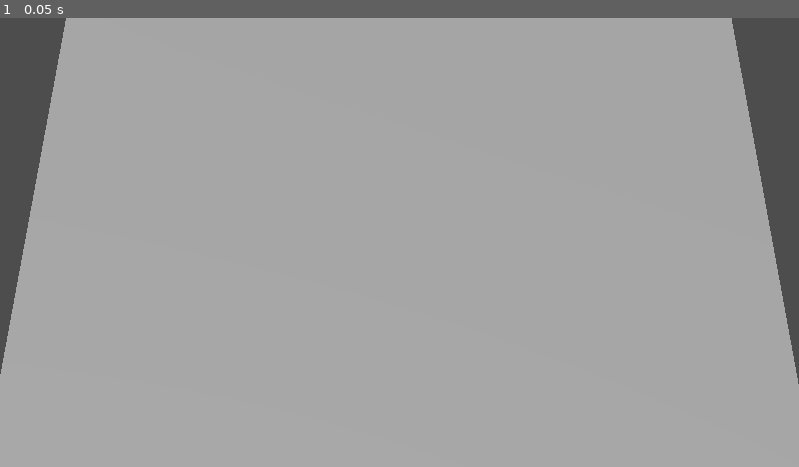
Above: before the commit, frame 1.
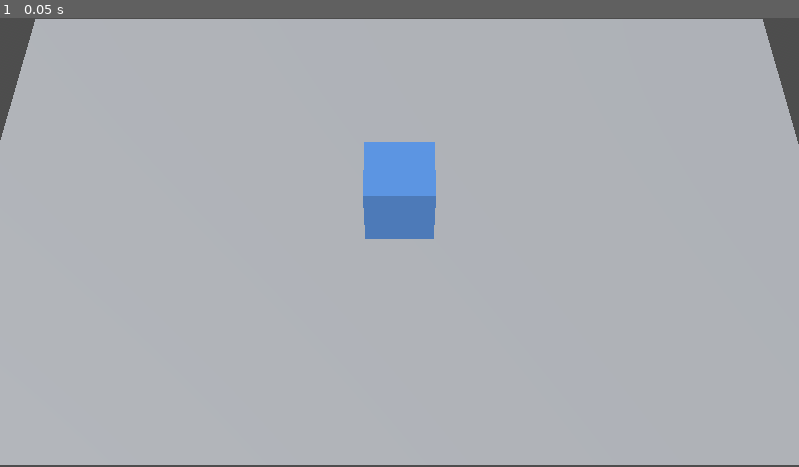
Above: after the commit, the same moment.

Repository: PranjalMaithani/flowchart-3d
Game: Godot game, scene res://Scenes/flowchart_scene.tscn
The game is run twice, just before and just after one commit, with the same random seed, the same clock (stepped at 60 frames per second) and the same inputs.
Inputs:
- Up to frame 1 (0.05 s): no input

The runs differ from the first frame. In frame 1, 8.1% of the frame differs, in the area x 0-100%, y 0-100%.

Commit message:
container setup

Diff:
--- /dev/null
+++ b/Components/container.tscn
@@ -0,0 +1,116 @@
+[gd_scene load_steps=11 format=3 uid="uid://boho63v1si68t"]
+
+[ext_resource type="Script" path="res://src/container/container.gd" id="1_ooxu8"]
+[ext_resource type="Script" path="res://src/container/GrabPoint.gd" id="2_bf3xi"]
+[ext_resource type="Script" path="res://src/container/ResizePoint.gd" id="3_3hiy7"]
+
+[sub_resource type="StandardMaterial3D" id="StandardMaterial3D_f3p0b"]
+albedo_color = Color(0.270588, 0.462745, 0.705882, 1)
+
+[sub_resource type="BoxShape3D" id="BoxShape3D_0xfu6"]
+size = Vector3(0.208945, 0.293828, 0.195364)
+
+[sub_resource type="BoxShape3D" id="BoxShape3D_a5pgj"]
+size = Vector3(0.0370743, 0.276866, 0.204643)
+
+[sub_resource type="BoxShape3D" id="BoxShape3D_kopxs"]
+size = Vector3(0.0370743, 0.271373, 0.204643)
+
+[sub_resource type="BoxShape3D" id="BoxShape3D_1dl05"]
+size = Vector3(0.212381, 0.281863, 0.0298232)
+
+[sub_resource type="BoxShape3D" id="BoxShape3D_dngh1"]
+size = Vector3(0.212381, 0.277468, 0.0298232)
+
+[sub_resource type="BoxShape3D" id="BoxShape3D_edm1x"]
+size = Vector3(0.0370743, 0.261653, 0.0335321)
+
+[node name="CSGBox3D" type="CSGBox3D"]
+transform = Transform3D(1, 0, 0, 0, 1, 0, 0, 0, 1, 0, 0.136735, 0)
+size = Vector3(0.253927, 0.272699, 0.239428)
+material = SubResource("StandardMaterial3D_f3p0b")
+script = ExtResource("1_ooxu8")
+
+[node name="GrabPoint" type="Area3D" parent="."]
+transform = Transform3D(1, 0, 0, 0, 1, 0, 0, 0, 1, -0.00637102, 0.00248063, -0.000931025)
+script = ExtResource("2_bf3xi")
+
+[node name="CollisionShape3D" type="CollisionShape3D" parent="GrabPoint"]
+transform = Transform3D(1, 0, 0, 0, 1, 0, 0, 0, 1, 0.00106658, 0.00055711, 0.000236511)
+shape = SubResource("BoxShape3D_0xfu6")
+
+[node name="LeftResize" type="Area3D" parent="."]
+transform = Transform3D(1, 0, 0, 0, 1, 0, 0, 0, 1, -0.118451, 0, 0.0029639)
+script = ExtResource("3_3hiy7")
+x = -1
+
+[node name="CollisionShape3D" type="CollisionShape3D" parent="LeftResize"]
+transform = Transform3D(1, 0, 0, 0, 1, 0, 0, 0, 1, 0, 0.00138961, 0)
+shape = SubResource("BoxShape3D_a5pgj")
+
+[node name="RightResize" type="Area3D" parent="."]
+transform = Transform3D(1, 0, 0, 0, 1, 0, 0, 0, 1, 0.0994475, 0.000268817, -0.000199556)
+script = ExtResource("3_3hiy7")
+x = 1
+
+[node name="CollisionShape3D" type="CollisionShape3D" parent="RightResize"]
+transform = Transform3D(1, 0, 0, 0, 1, 0, 0, 0, 1, 0, 0.00138961, 0)
+shape = SubResource("BoxShape3D_kopxs")
+
+[node name="UpResize" type="Area3D" parent="."]
+transform = Transform3D(1, 0, 0, 0, 1, 0, 0, 0, 1, -0.00577813, 0.00109851, -0.120774)
+script = ExtResource("3_3hiy7")
+z = 1
+
+[node name="CollisionShape3D" type="CollisionShape3D" parent="UpResize"]
+transform = Transform3D(1, 0, 0, 0, 1, 0, 0, 0, 1, 0, 0.00138961, 0)
+shape = SubResource("BoxShape3D_1dl05")
+
+[node name="DownResize" type="Area3D" parent="."]
+transform = Transform3D(1, 0, 0, 0, 1, 0, 0, 0, 1, 0.00021857, 0, 0.12131)
+script = ExtResource("3_3hiy7")
+z = -1
+
+[node name="CollisionShape3D" type="CollisionShape3D" parent="DownResize"]
+transform = Transform3D(1, 0, 0, 0, 1, 0, 0, 0, 1, 0, 0.00138961, 0)
+shape = SubResource("BoxShape3D_dngh1")
+
+[node name="UpLeftResize" type="Area3D" parent="."]
+transform = Transform3D(1, 0, 0, 0, 1, 0, 0, 0, 1, -0.123418, 0.00517057, -0.115158)
+script = ExtResource("3_3hiy7")
+x = -1
+z = 1
+
+[node name="CollisionShape3D" type="CollisionShape3D" parent="UpLeftResize"]
+transform = Transform3D(1, 0, 0, 0, 1, 0, 0, 0, 1, 0, 0.00138961, 0)
+shape = SubResource("BoxShape3D_edm1x")
+
+[node name="UpRightResize" type="Area3D" parent="."]
+transform = Transform3D(1, 0, 0, 0, 1, 0, 0, 0, 1, -0.0216955, 0.0100384, -0.0799039)
+script = ExtResource("3_3hiy7")
+x = 1
+z = 1
+
+[node name="CollisionShape3D" type="CollisionShape3D" parent="UpRightResize"]
+transform = Transform3D(1, 0, 0, 0, 1, 0, 0, 0, 1, 0, 0.00138961, 0)
+shape = SubResource("BoxShape3D_edm1x")
+
+[node name="DownRightResize" type="Area3D" parent="."]
+transform = Transform3D(1, 0, 0, 0, 1, 0, 0, 0, 1, 0.105544, 0.00568049, 0.122343)
+script = ExtResource("3_3hiy7")
+x = 1
+z = -1
+
+[node name="CollisionShape3D" type="CollisionShape3D" parent="DownRightResize"]
+transform = Transform3D(1, 0, 0, 0, 1, 0, 0, 0, 1, 0, 0.00138961, 0)
+shape = SubResource("BoxShape3D_edm1x")
+
+[node name="DownLeftResize" type="Area3D" parent="."]
+transform = Transform3D(1, 0, 0, 0, 1, 0, 0, 0, 1, -0.161447, 0.00725649, 0.126362)
+script = ExtResource("3_3hiy7")
+x = -1
+z = -1
+
+[node name="CollisionShape3D" type="CollisionShape3D" parent="DownLeftResize"]
+transform = Transform3D(1, 0, 0, 0, 1, 0, 0, 0, 1, 0, 0.00138961, 0)
+shape = SubResource("BoxShape3D_edm1x")
--- a/Scenes/flowchart_scene.tscn
+++ b/Scenes/flowchart_scene.tscn
@@ -1,17 +1,37 @@
-[gd_scene load_steps=2 format=3 uid="uid://cb2r105nqmjnr"]
+[gd_scene load_steps=6 format=3 uid="uid://cb2r105nqmjnr"]
+
+[ext_resource type="PackedScene" uid="uid://boho63v1si68t" path="res://Components/container.tscn" id="1_u0lgk"]
+
+[sub_resource type="ProceduralSkyMaterial" id="ProceduralSkyMaterial_p60a6"]
+sky_top_color = Color(0.411765, 0.482353, 0.584314, 1)
+sky_horizon_color = Color(0.701961, 0.703921, 0.711765, 1)
+ground_bottom_color = Color(0.301961, 0.301961, 0.301961, 1)
+ground_horizon_color = Color(0.701961, 0.703921, 0.711765, 1)
+
+[sub_resource type="Sky" id="Sky_f35ay"]
+sky_material = SubResource("ProceduralSkyMaterial_p60a6")
+
+[sub_resource type="Environment" id="Environment_ldxxl"]
+background_mode = 2
+sky = SubResource("Sky_f35ay")
 
 [sub_resource type="PlaneMesh" id="PlaneMesh_yinng"]
 
 [node name="flowchart_scene" type="Node3D"]
 
+[node name="WorldEnvironment" type="WorldEnvironment" parent="."]
+environment = SubResource("Environment_ldxxl")
+
 [node name="FlowchartPlane" type="MeshInstance3D" parent="."]
-transform = Transform3D(1, 0, 0, 0, 1, 0, 0, 0, 1, -0.00216722, 0, -0.0163759)
+transform = Transform3D(1.58357, 0, 0, 0, 1, 0, 0, 0, 1, -0.00216722, 0, -0.0163759)
 mesh = SubResource("PlaneMesh_yinng")
 
 [node name="Camera3D" type="Camera3D" parent="."]
-transform = Transform3D(1, 0, 0, 0, 0.417867, 0.908508, 0, -0.908508, 0.417867, 0, 2.272, 0.986593)
+transform = Transform3D(1, 0, 0, 0, 0.532699, 0.846305, 0, -0.846305, 0.532699, 0, 2.92865, 1.98016)
 fov = 27.0
 
 [node name="DirectionalLight3D" type="DirectionalLight3D" parent="."]
-transform = Transform3D(0.965926, -3.09086e-08, -0.258819, 0.183013, 0.707107, 0.683013, 0.183013, -0.707107, 0.683013, -3.11844, 4.31145, 3.83666)
+transform = Transform3D(0.616481, 0.458638, -0.640003, 0.183013, 0.707107, 0.683013, 0.765805, -0.538193, 0.351981, -3.11844, 4.31145, 3.83666)
 light_energy = 1.914
+
+[node name="ContainerTest" parent="." instance=ExtResource("1_u0lgk")]
--- /dev/null
+++ b/src/container/GrabPoint.gd
@@ -0,0 +1,10 @@
+extends Area3D
+
+var drag_and_drop = preload('../ui/drag_and_drop.gd').new({"collider": self})
+
+func handle_drag():
+    pass
+
+func _process(_delta):
+    if(drag_and_drop.is_dragging):
+        handle_drag()
--- /dev/null
+++ b/src/container/ResizePoint.gd
@@ -0,0 +1,13 @@
+extends Area3D
+
+var drag_and_drop = preload('../ui/drag_and_drop.gd').new({"collider": self})
+
+@export var x: int
+@export var z: int
+
+func handle_drag():
+    pass
+
+func _process(_delta):
+    if(drag_and_drop.is_dragging):
+        handle_drag()
--- /dev/null
+++ b/src/container/container.gd
@@ -0,0 +1,17 @@
+extends Node3D
+
+const ResizePoint = preload('./ResizePoint.gd')
+
+@onready var corner_resize_points: Array[ResizePoint]
+@onready var edge_resize_points: Array[ResizePoint]
+var test: ResizePoint
+
+
+# Called when the node enters the scene tree for the first time.
+func _ready():
+    pass
+
+
+# Called every frame. 'delta' is the elapsed time since the previous frame.
+func _process(delta):
+    pass
--- /dev/null
+++ b/src/ui/drag_and_drop.gd
@@ -0,0 +1,25 @@
+extends Node3D
+@onready var collider := $Area3D
+var is_dragging: bool = false
+
+func _init(properties: Dictionary):
+    collider = properties.collider
+
+func _input(event):
+    if(!UIHelpers.isLeftMouseClick(event)):
+        return
+    #TODO: link this with area3D
+    if(event.is_action_pressed(MOUSE_BUTTON_LEFT)):
+        start_drag()
+    if(event.is_action_released(MOUSE_BUTTON_LEFT)):
+        stop_drag()
+
+func start_drag():
+    is_dragging = true
+
+func stop_drag():
+    is_dragging = false
+
+
+# get mouse_position -> store in mouse class
+# Each object has collider with input event
--- /dev/null
+++ b/src/ui/helpers.gd
@@ -0,0 +1,4 @@
+class_name UIHelpers
+
+static func isLeftMouseClick(event: InputEvent):
+    return event is InputEventMouseButton and (event as InputEventMouseButton).button_index == MOUSE_BUTTON_LEFT
